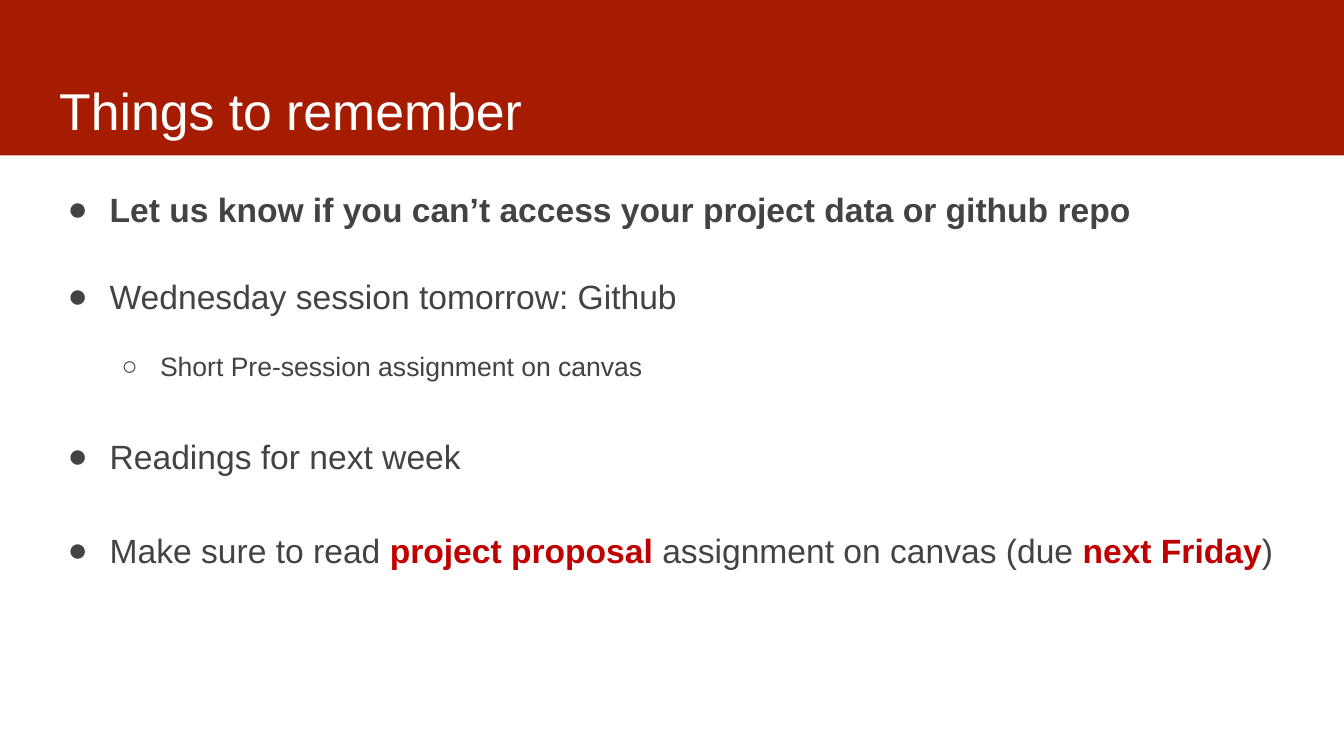
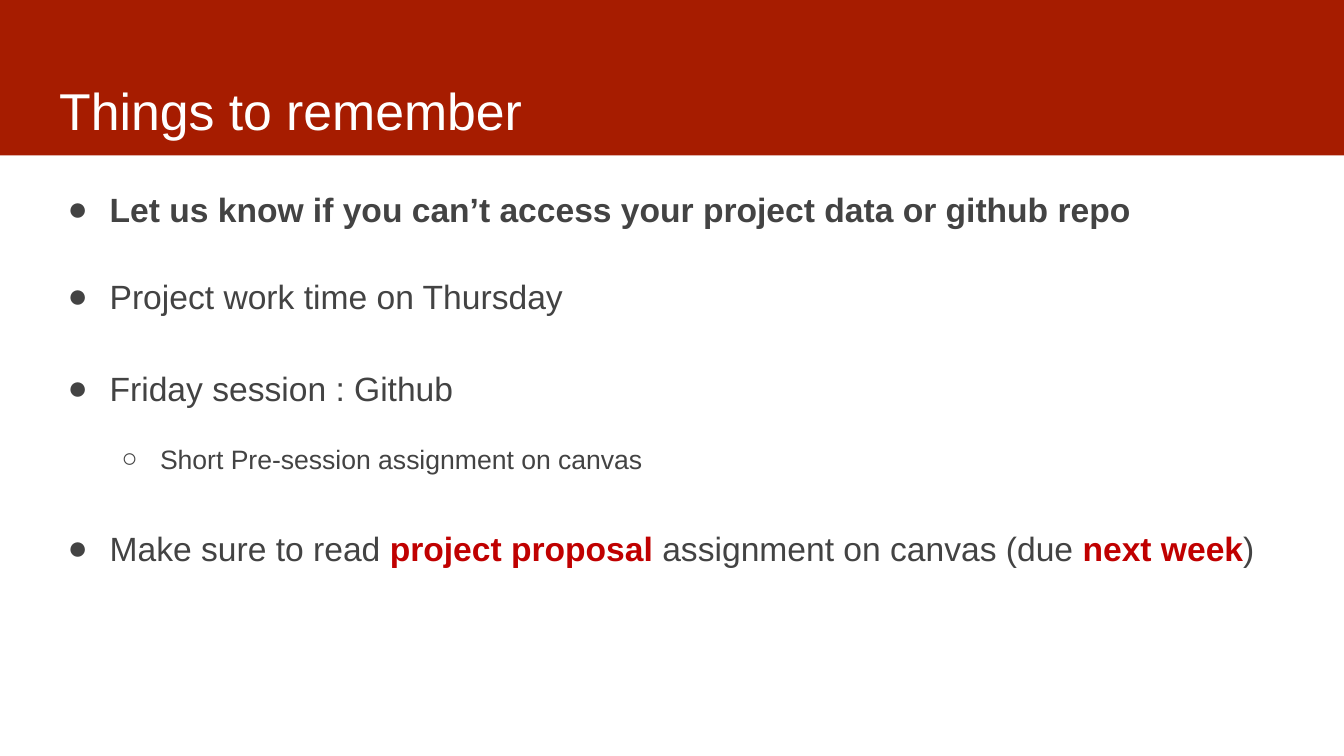
Before and after one commit to dssg/mlforpublicpolicylab, a slide deck: slide 3 of Lectures/06-data-exploration.pptx. Drawn at 1344x756 pixels with LibreOffice and Linux fonts; fonts in the diff are those of the drawing. Boxes give left, top, right and bottom in pixels: in the first picture for what was removed or moved away, otherwise in the second. Text is boxed around its words. In the diff, an @@ line names an element or a change of style, - is before the commit and + after.

```diff
--- a/Lectures/06-data-exploration.pptx
+++ b/Lectures/06-data-exploration.pptx
@@ text at [110, 284, 563, 408]: text changed @@
-● Wednesday session tomorrow: Github
+● Project work time on Thursday
+● Friday session : Github
@@ text at [110, 536, 1254, 568]: text changed @@
-● Readings for next week
-● Make sure to read project proposal assignment on canvas (due next Friday)
+● Make sure to read project proposal assignment on canvas (due next week)
```
Also in this commit, not shown: 1 other slide changed.
